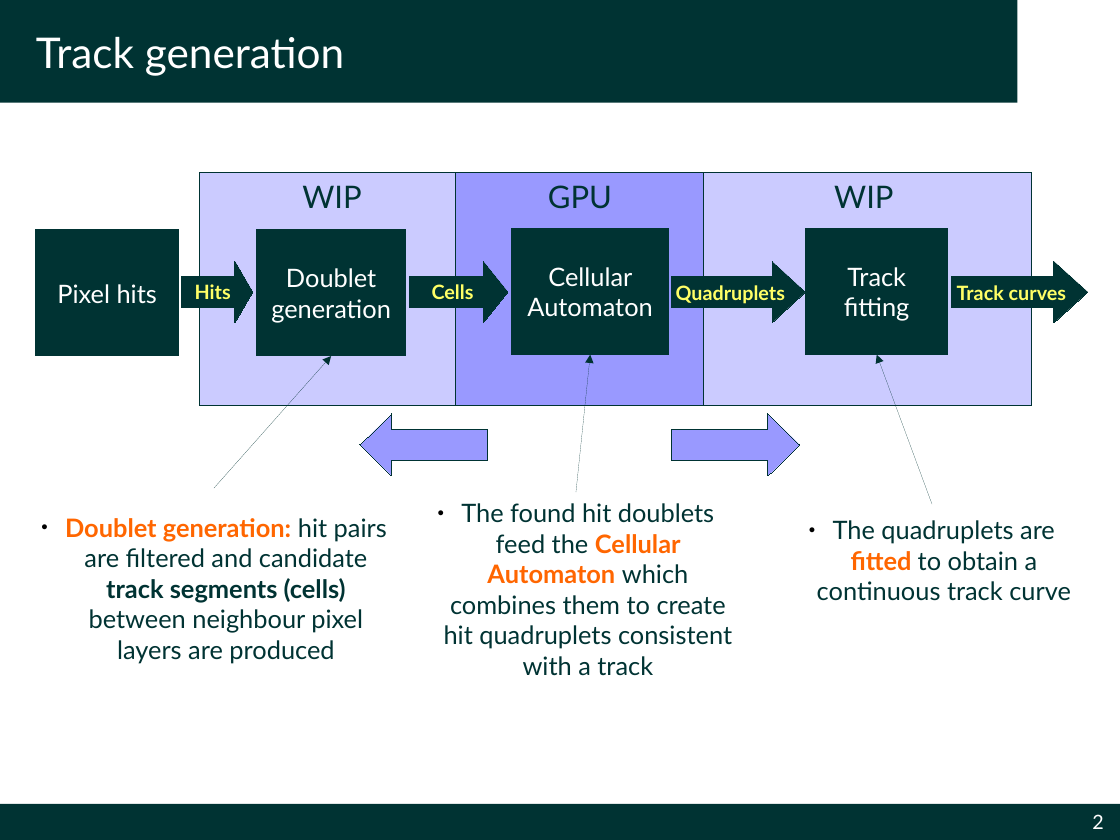
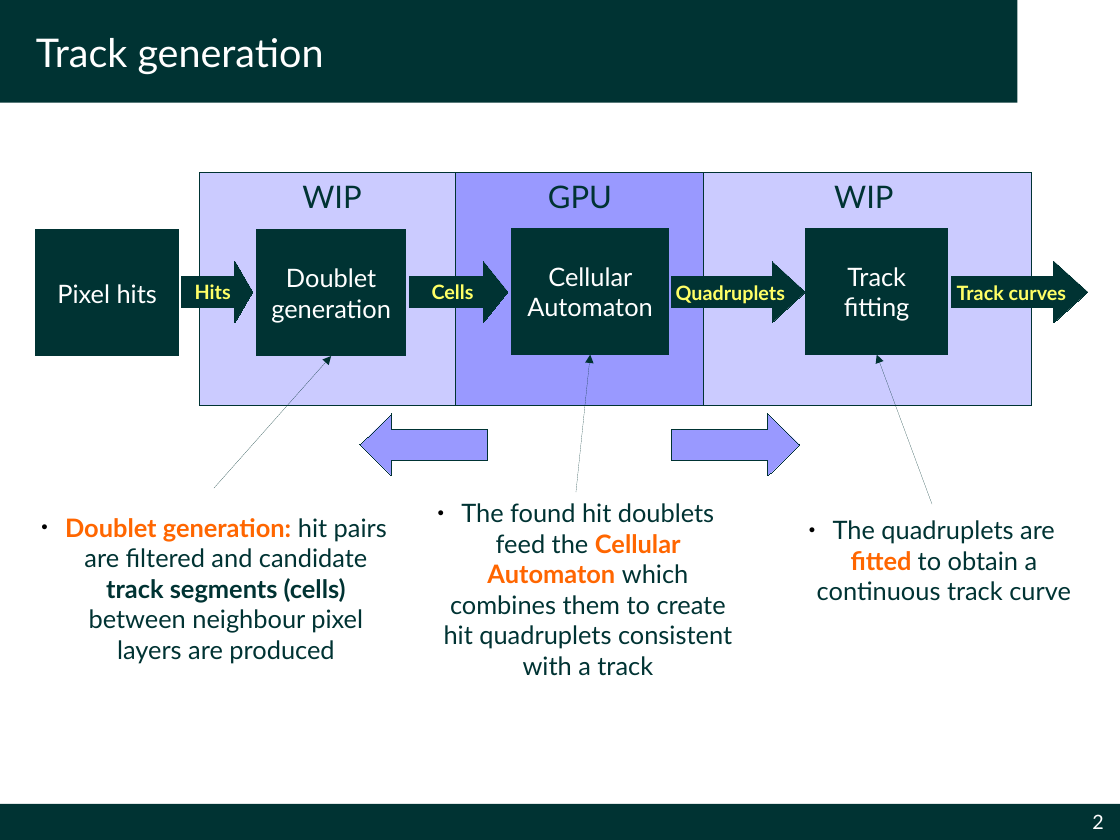
Before and after one commit to simonecid/MetropolisODP, a slide deck: slide 2 of Demo.odp. Drawn at 1120x840 pixels with LibreOffice and Linux fonts; fonts in the diff are those of the drawing; background and template pictures are left out. Boxes give left, top, right and bottom in pixels: in the first picture for what was removed or moved away, otherwise in the second. Text is boxed around its words. In the diff, an @@ line names an element or a change of style, - is before the commit and + after.

```diff
--- a/Demo.odp
+++ b/Demo.odp
@@ title "Track generation" at (x1=0, y1=0, x2=1017, y2=103): size 30 to 28 pt @@
```
Also in this commit, not shown: 3 other slides changed, 2 other files.
